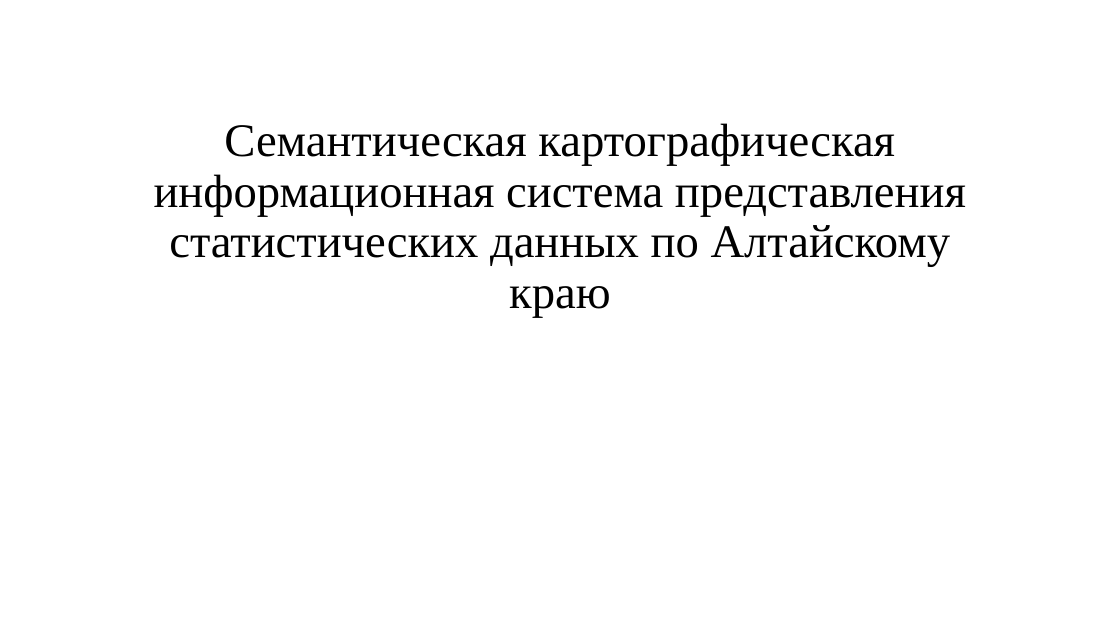
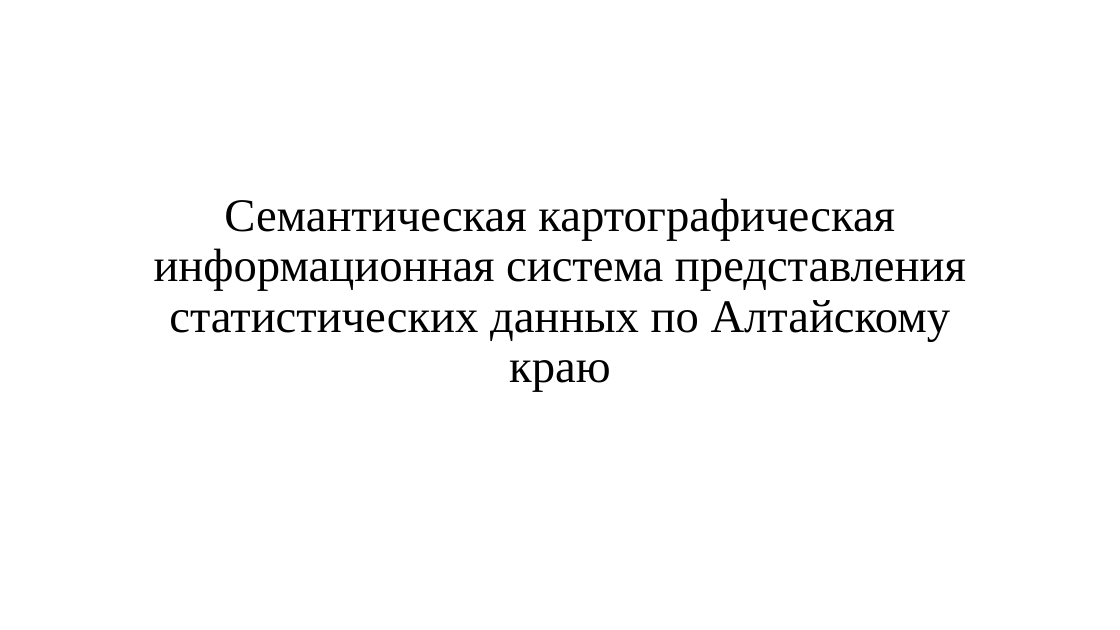
Before and after one commit to egorserdyuk/Diploma, a slide deck: slide 1 of stats/Семантическая картографическая информационная система представления статистических данных по.pptx. Drawn at 1120x630 pixels with LibreOffice and Linux fonts; fonts in the diff are those of the drawing. Boxes give left, top, right and bottom in pixels: in the first picture for what was removed or moved away, otherwise in the second. Text is boxed around its words. In the diff, an @@ line names an element or a change of style, - is before the commit and + after.

```diff
--- a/stats/Семантическая картографическая информационная система представления статистических данных по.pptx
+++ b/stats/Семантическая картографическая информационная система представления статистических данных по.pptx
@@ title "Семантическая картографическая информационная система предст ...": place and size @@
-title "Семантическая картографическая информационная система предст ..." at [154,123,966,318]
+title "Семантическая картографическая информационная система предст ..." at [154,198,966,392]
```
Also in this commit, not shown: 1 other slide changed, 6 slides added, 6 slides removed.
